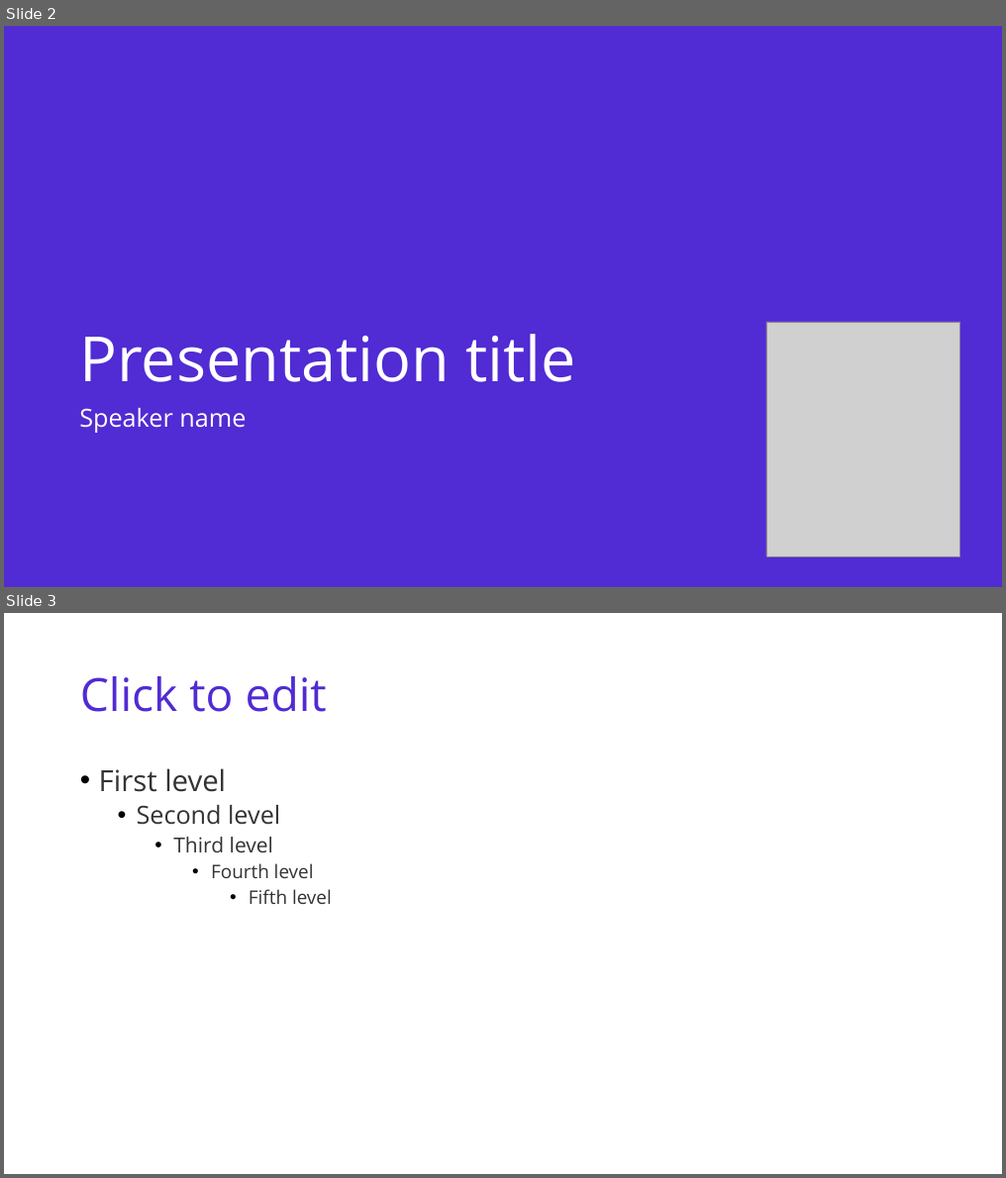
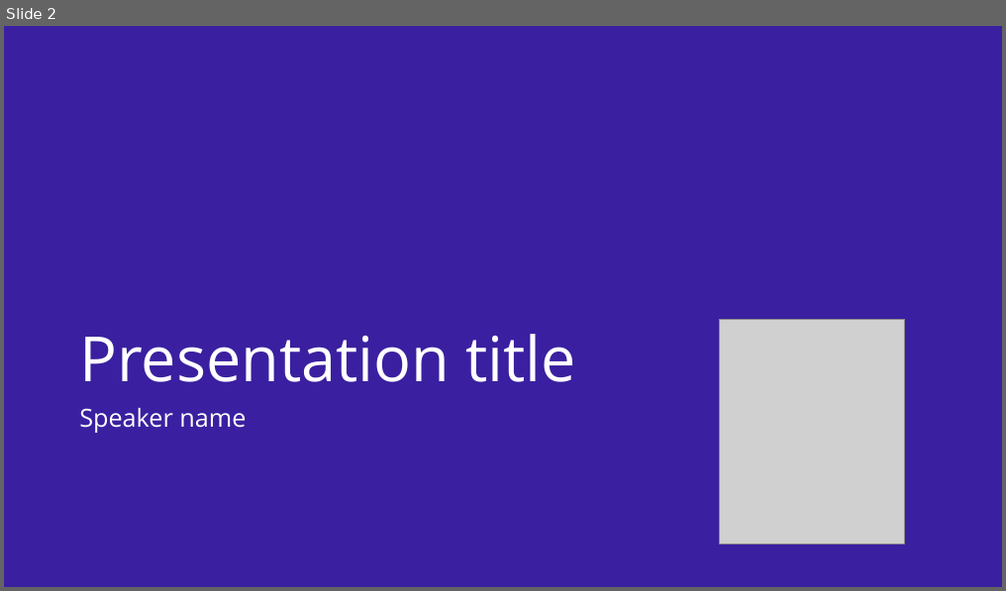
Before and after one commit to dotnet/brand, a slide deck: presentation-template/dotnet-deck-template.odp. Shown one above the other, each under a label of ours: slides 2 and 3 before the commit, slide 2 after it. The pictures are 1006x1178 and 1006x591 pixels, drawn with LibreOffice and Linux fonts; fonts in the diff are those of the drawing; grey boxes stand for pictures. Boxes give left, top, right and bottom in pixels: in the first picture for what was removed or moved away, otherwise in the second. Text is boxed around its words. In the diff, an @@ line names an element or a change of style, - is before the commit and + after.

```diff
--- a/presentation-template/dotnet-deck-template.odp
+++ b/presentation-template/dotnet-deck-template.odp
@@ slide 3 removed at (x1=4, y1=613, x2=1002, y2=1174), background #FFFFFF @@
@@ title removed at (x1=80, y1=676, x2=327, y2=712) @@
-Click to edit
@@ text removed at (x1=99, y1=768, x2=332, y2=904) @@
-• First level
-  • Second level
-    • Third level
-      • Fourth level
-        • Fifth level
@@ slide 2 changed as well @@
@@ background #512BD3 to #3A20A0 @@
@@ picture resized from (x1=766, y1=322, x2=960, y2=557) to (x1=720, y1=319, x2=905, y2=545) @@
```
Also in this commit, not shown: 4 other slides changed, 9 slides added, 7 other slides removed, 7 other files.
